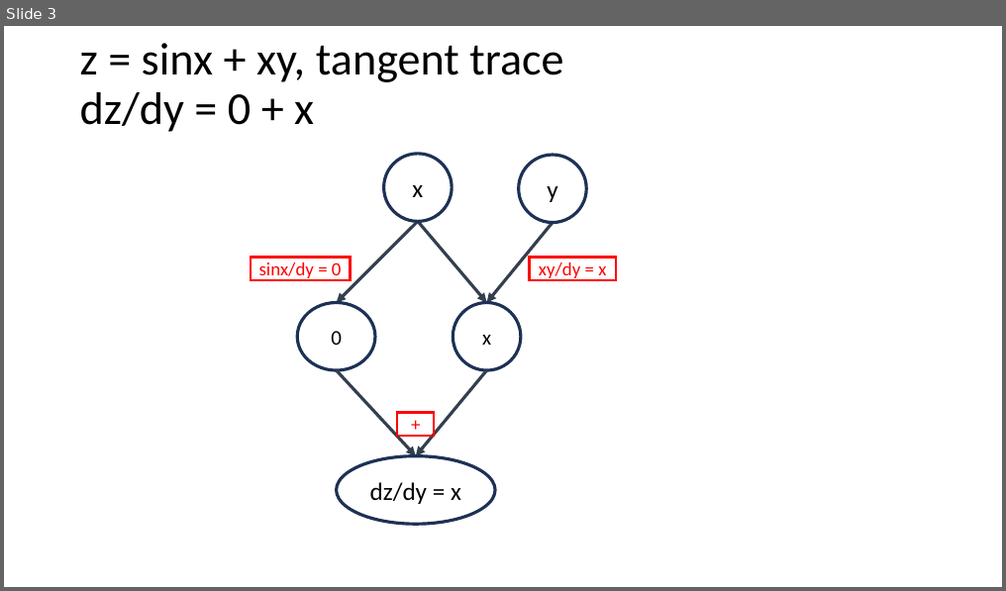
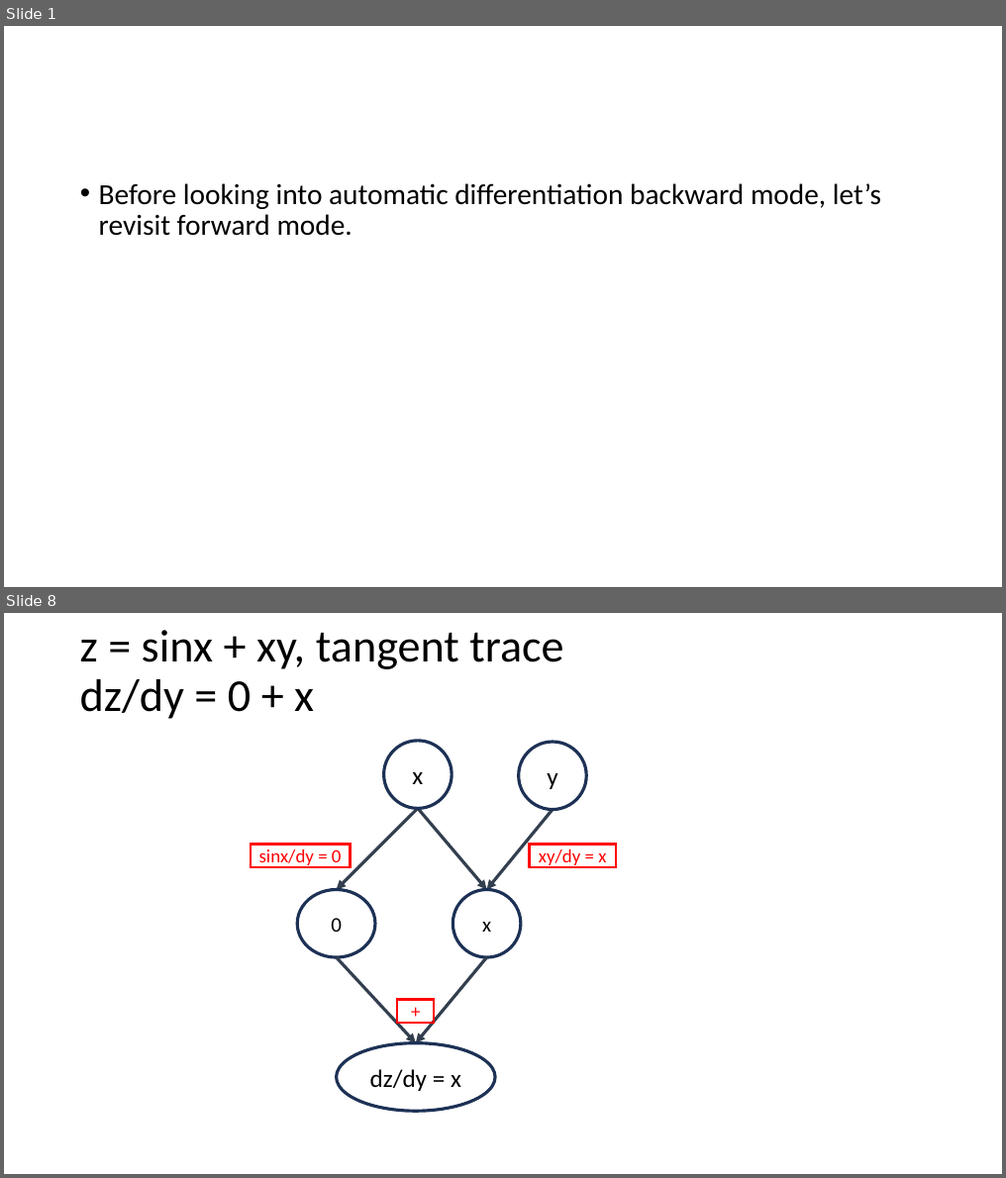
Before and after one commit to mincongzhang/AAD, a slide deck: AAD_Backward.pptx. Shown one above the other, each under a label of ours: slide 3 before the commit, slides 1 and 8 after it; the slides between them are not shown. The pictures are 1006x591 and 1006x1178 pixels, drawn with LibreOffice and Linux fonts; fonts in the diff are those of the drawing. Boxes give left, top, right and bottom in pixels: in the first picture for what was removed or moved away, otherwise in the second. Text is boxed around its words. In the diff, an @@ line names an element or a change of style, - is before the commit and + after.

```diff
--- a/AAD_Backward.pptx
+++ b/AAD_Backward.pptx
@@ slide 1 added at bbox=[4, 26, 1002, 587], background #FFFFFF @@
@@ text added at bbox=[99, 183, 881, 236], 28 pt, text #000000 @@
+• Before looking into automatic differentiation backward mode, let’s revisit forward mode.
@@ what was slide 3 is now slide 8 @@
```
Also in this commit, not shown: 2 slides changed, 6 other slides added.
